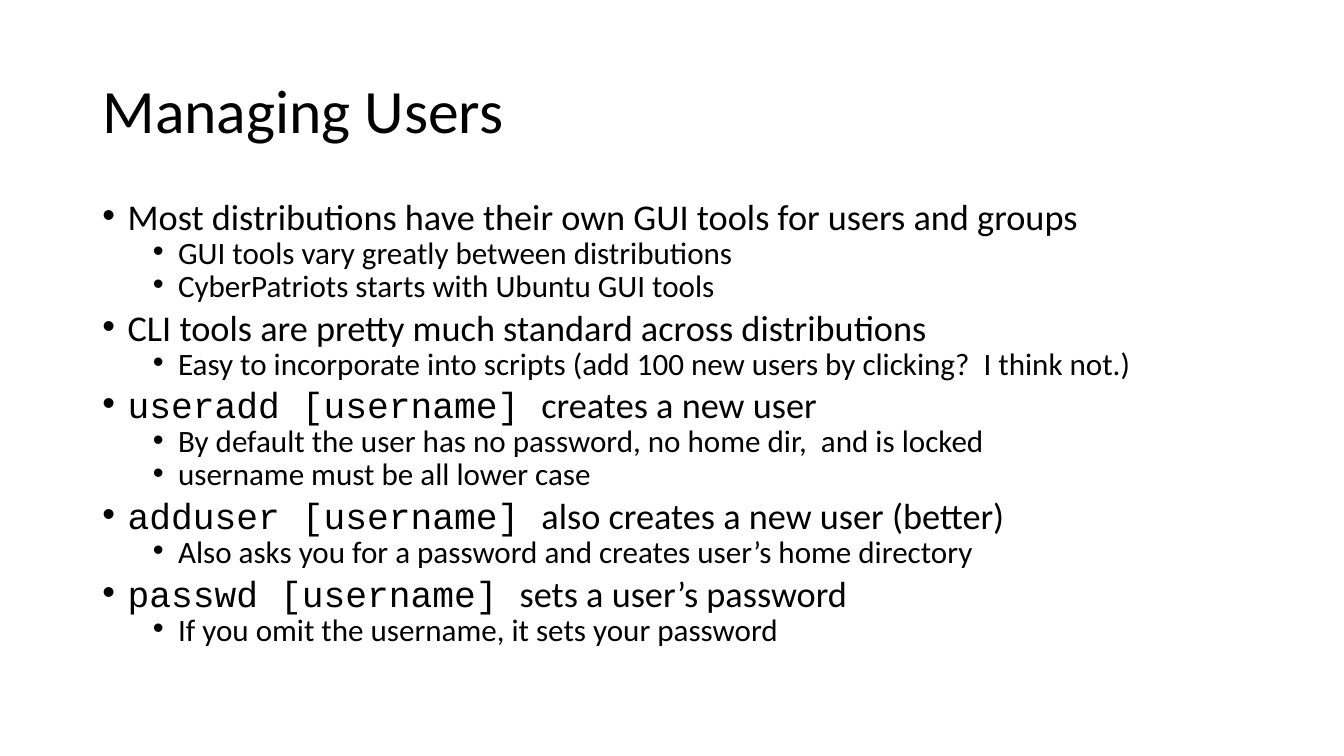
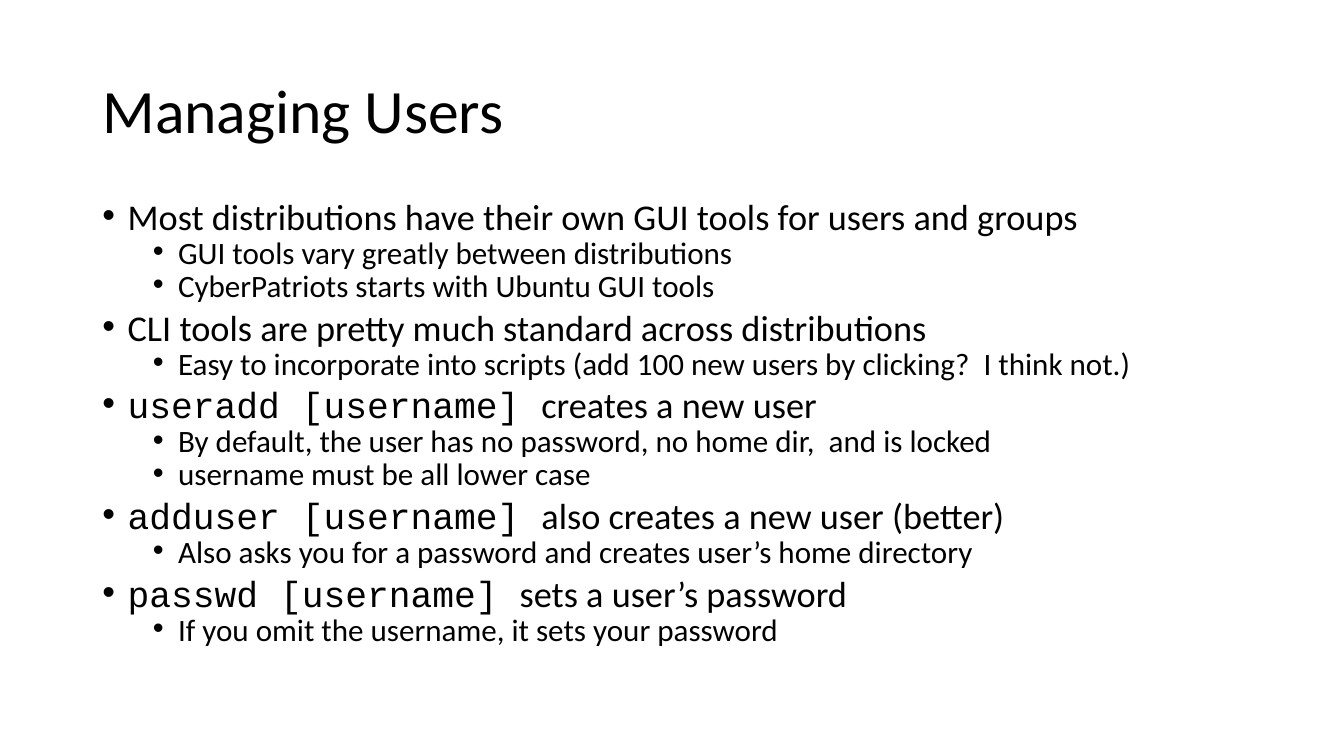
Before and after one commit to john-r2/CyberSec-Modules, a slide deck: slide 4 of 3.Linux/02.Users and Groups/Linux Users and Groups.pptx. Drawn at 1344x756 pixels with LibreOffice and Linux fonts; fonts in the diff are those of the drawing. Boxes give left, top, right and bottom in pixels: in the first picture for what was removed or moved away, otherwise in the second. Text is boxed around its words. In the diff, an @@ line names an element or a change of style, - is before the commit and + after.

```diff
--- a/3.Linux/02.Users and Groups/Linux Users and Groups.pptx
+++ b/3.Linux/02.Users and Groups/Linux Users and Groups.pptx
@@ text at [178,430,992,457]: text changed @@
-  • By default the user has no password, no home dir, and is locked
+  • By default, the user has no password, no home dir, and is locked
```
Also in this commit, not shown: 18 other files.
